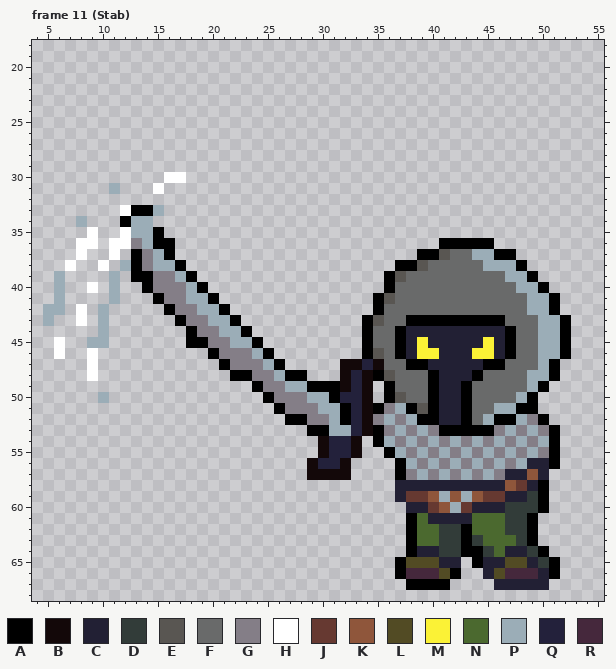
Pixel-art file: _Assets/Characters/ground_grunt.aseprite. This is how it looked before the edit.
84x94 pixels, 11 frames. Shown: frame 11 (Stab): x 4..55, y 18..68. The commit also changed other frames, which this record leaves out.
Visible layers, top first: "Layer 1", "sword", "headcolor", "headoutline", "bodycolor", "body".
Palette (. is transparent): A #000000  B #130809  C #222034  D #323c39  E #595652  F #696a6a  G #847e87  H #ffffff  J #663931  K #8f563b  L #524b24  M #fbf236  N #4b692f  P #9badb7  Q #23213b  R #45283c
Pixels before, frame 11 (Stab) (only the part around the change), first column x 4:
21 .......................................
22 .......................................
23 .......................................
24 .......................................
25 .......................................
26 .......................................
27 .......................................
28 .......................................
29 .......................................
30 ............HH.........................
31 .......P...H...........................
32 .......................................
33 ........HAAP...........................
34 ....P...APP............................
35 .....H..HPPA...........................
36 ....HH.HHGPAA........................AA
37 ....H..H.AGPA......................AAEF
38 ...H..H.PAGPPA...................AAEFFF
39 ..P....P.AAGGPA.................AEFFFFF
40 ..P..H.P..AGGGPA................AFFFFFF
41 ..P....P...AGGPPA..............AEFFFFFF
42 .PP.H.P.....AGGPPA.............AFFFFFFF
43 .P..H.P......AGGPPA...........AEFFAAAAA
44 ......P.......AGGPPA..........AFFACCCCC
45 ..H..PP.......AAGGPPA.........AFFACMCCC
46 ..H..H..........AGGGPA........AEFACMMCC
47 .....H...........AGGGPA.....BBQBFFAACCC
48 .....H............AAGGPAA...BQBAEFFFACC
49 ....................AGGPPAAABQB.AFFFACC
50 ......P..............AGGGPPAQQB.AEFFACC
51 ......................AGGGPPAQBAGPAEACC
52 .......................AAGGPAQBGPGPAACC
53 .........................AAPPQBAGPGPGAA
54 ..........................BQQB.APGPGPGP
55 ..........................BQQB..APGPGPG
56 .........................BQQB....APGPGP
57 .........................BBBB....AGPGPG
58 .................................CCCCCC
59 .................................CJJKPK
60 ..................................CCJKP
61 ..................................ANCCC
62 ..................................ANNDD
63 ..................................ANNDD
64 ..................................ACCDD
65 .................................ALLLCC
66 .................................ARRRLA
67 ..................................AAAA.
68 .......................................
Now the later version:
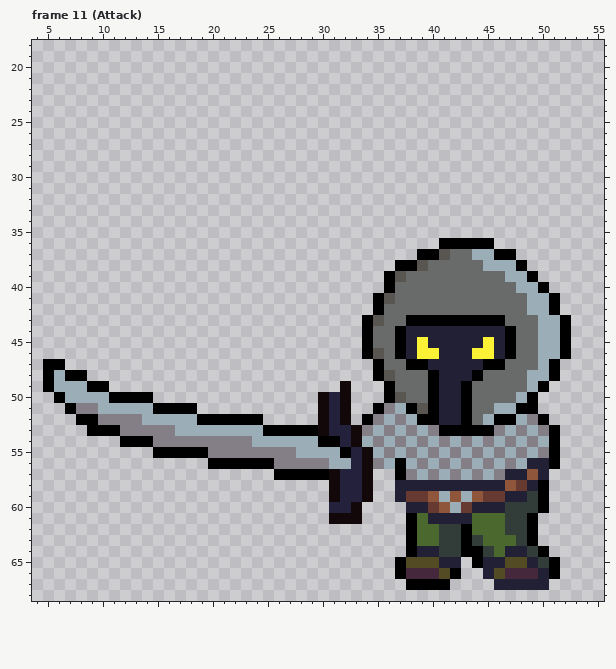
The edit:
Changed rows in their new state; - is an unchanged pixel.
Frame 11 (Attack), layers "Layer 1", "sword", "bodycolor":
first column x 5:
30 -----------..-------------------
31 ------.---.---------------------
33 -------....---------------------
34 ---.---...----------------------
35 ----.--....---------------------
36 ---..-......--------------------
37 ---.--.-....--------------------
38 --.--.-......-------------------
39 -.----.-......------------------
40 -.--.-.--......-----------------
41 -.----.---......----------------
42 ..-.-.-----......---------------
43 .--.-.------......--------------
44 -----.-------......-------------
45 -.--..-------.......------------
46 -.--.----------......-----------
47 AA--.-----------......-----...A-
48 APAA.------------.......---...--
49 APPPAA-------------........-..--
50 -APPP-AAAA----------.....BQB..--
51 --AGGPPPPPAAAA-------....BQB..--
52 ---AAGGGGPPPPPAAAAAA--...BQB.A--
53 ----AAAGGGGGPPPPPPPPAAAA-BQQBGP-
54 -------AAAGGGGGGGGGPPPPPPAA--PG-
55 ----------AAAAAGGGGGGGGPPPPAQBPG
56 ---------------AAAAAAGGGGGPPQBGP
57 ---------------------AAAAA-QQB--
58 --------------------------BQQB--
59 --------------------------BQQB--
60 --------------------------QQB---
61 --------------------------BBB---
Changed places in both pictures, as pixel boxes (x1, y1, x2, y2):
changed: (43, 172, 395, 524)
